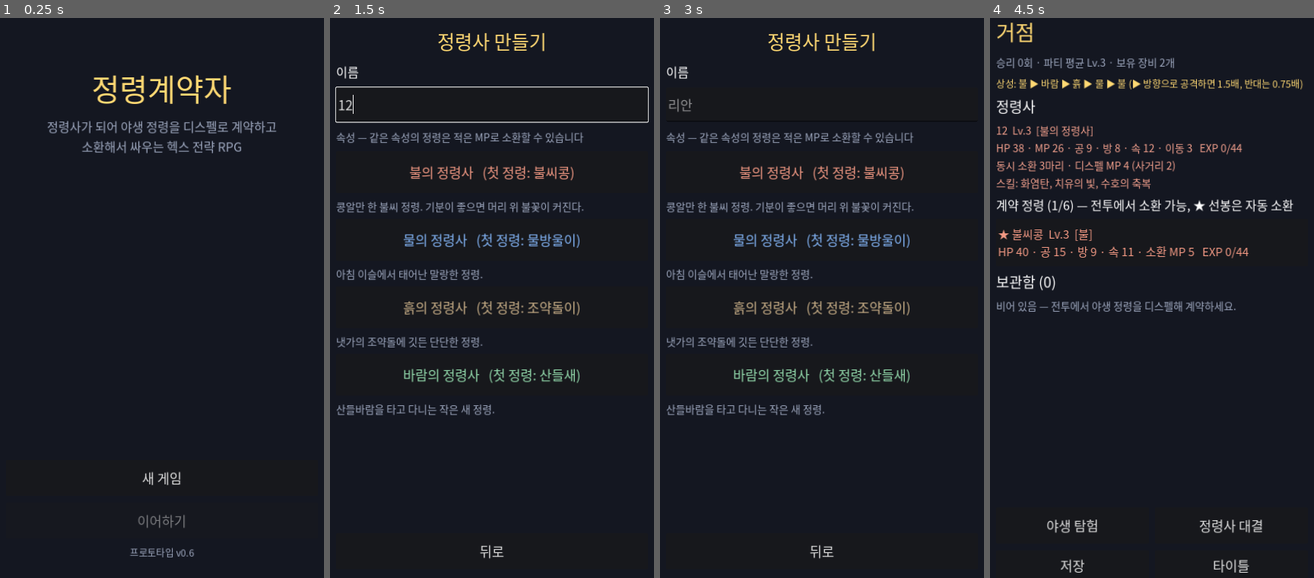
Above: before the commit, frames 1-4 (left to right).
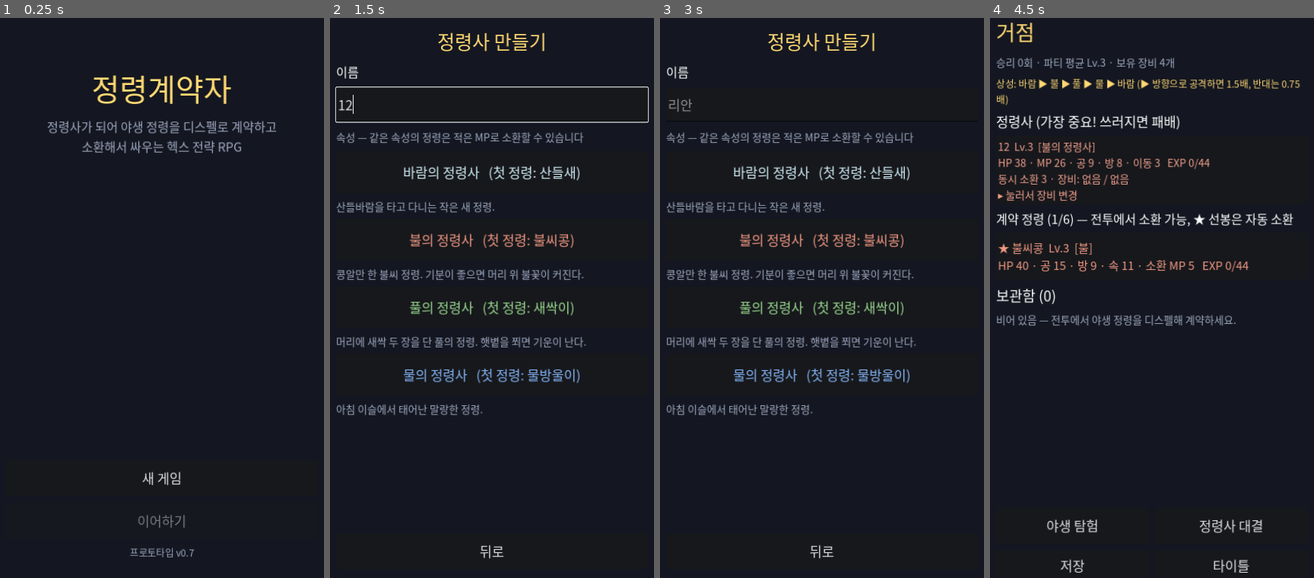
Above: after the commit, the same moments.

Repository: sumsae-claude/spirits
Game: Godot game, scene res://scenes/main_menu.tscn
Same seed, same stepped clock (60 frames per second), same inputs: the game is played once before the commit and once after it.
Inputs (mouse positions are in pixels of both pictures, inside the frame that each line leads up to):
- Up to frame 1 (0.25 s): no input
- Up to frame 2 (1.5 s): click "새 게임" at 0.5 s; click (492, 102) at 1.27 s; type "12" at 1.35 s
- Up to frame 3 (3 s): click "뒤로" at 2 s; click "새 게임" at 2.75 s
- Up to frame 4 (4.5 s): click (1152, 102) at 3.52 s; type "12" at 3.6 s; click "불의 정령사 (첫 정령: 불씨콩)" at 4.25 s

The runs differ from the first frame. In frame 1, less than 0.1% of the frame differs, in the area x 58-60%, y 94-97%; in frame 2, 6.1%; in frame 3, 6.1%; in frame 4, 8.9%, in the area x 1-97%, y 7-56%.

Commit message:
정령사 장비, 상성 변경 (흙→풀, 바람>불>풀>물>바람)
- 거점에서 정령사 카드를 눌러 상세 화면에서 무기/장신구 장착
- 정령사 저장 데이터에 장비 저장/불러오기
- 정령사용 장비 2종 추가 (정령사의 지휘봉, 현자의 로브), 새 게임 인벤토리에 지급
- 흙 속성을 풀로 변경, 상성: 바람 > 불 > 풀 > 물 > 바람
- 풀 계열 정령/스킬 이름 변경, 바람 색을 하늘색으로
- 이전 저장의 흙 정령사는 풀로 자동 변환

Co-Authored-By: Claude Opus 5.5 <noreply@anthropic.com>
Claude-Session: https://claude.ai/code/session_01XdcYgdvZfU6AFntceMSXkE

Diff:
--- a/data/equipment.json
+++ b/data/equipment.json
@@ -2,10 +2,12 @@
 	"wood_wand": {"name": "나무 지팡이", "slot": "weapon", "bonus": {"atk": 3}, "desc": "초보 정령사의 지팡이."},
 	"iron_claw": {"name": "강철 발톱", "slot": "weapon", "bonus": {"atk": 6}, "desc": "날카롭게 벼린 발톱."},
 	"crystal_rod": {"name": "수정 막대", "slot": "weapon", "bonus": {"atk": 4, "mp": 6}, "desc": "마력이 깃든 수정."},
+	"conductor_staff": {"name": "정령사의 지휘봉", "slot": "weapon", "bonus": {"atk": 3, "mp": 6}, "desc": "정령과 마음을 잇는 지휘봉. 정령사에게 잘 맞는다."},
 	"storm_feather": {"name": "폭풍 깃털", "slot": "weapon", "bonus": {"atk": 4, "spd": 3}, "desc": "바람을 머금은 깃털."},
 
 	"leaf_charm": {"name": "잎사귀 부적", "slot": "accessory", "bonus": {"hp": 10}, "desc": "생명력을 북돋는 부적."},
 	"stone_amulet": {"name": "돌 목걸이", "slot": "accessory", "bonus": {"def": 4}, "desc": "몸을 단단하게 해준다."},
 	"wind_boots": {"name": "바람 신발", "slot": "accessory", "bonus": {"mov": 1, "spd": 1}, "desc": "한 칸 더 멀리 움직인다."},
+	"sage_robe": {"name": "현자의 로브", "slot": "accessory", "bonus": {"hp": 8, "mp": 10}, "desc": "마력을 지켜주는 로브. 정령사에게 잘 맞는다."},
 	"mana_pearl": {"name": "마력 진주", "slot": "accessory", "bonus": {"mp": 8, "def": 1}, "desc": "마력이 샘솟는 진주."}
 }
--- a/data/skills.json
+++ b/data/skills.json
@@ -7,9 +7,9 @@
 	"water_lance": {"name": "물의 창", "element": "water", "power": 80, "mp": 6, "range_min": 1, "range_max": 3, "desc": "날카로운 물줄기를 쏜다."},
 	"tidal_crash": {"name": "해일", "element": "water", "power": 115, "mp": 10, "range_min": 1, "range_max": 2, "desc": "거대한 파도로 덮친다."},
 
-	"pebble_shot": {"name": "돌팔매", "element": "earth", "power": 55, "mp": 3, "range_min": 1, "range_max": 2, "desc": "단단한 돌을 던진다."},
-	"rock_slam": {"name": "암석강타", "element": "earth", "power": 90, "mp": 6, "range_min": 1, "range_max": 1, "desc": "바위 같은 몸으로 들이받는다."},
-	"quake": {"name": "대지진동", "element": "earth", "power": 115, "mp": 10, "range_min": 1, "range_max": 2, "desc": "땅을 뒤흔든다."},
+	"pebble_shot": {"name": "씨앗탄", "element": "grass", "power": 55, "mp": 3, "range_min": 1, "range_max": 2, "desc": "단단한 씨앗을 쏘아 보낸다."},
+	"rock_slam": {"name": "덩굴채찍", "element": "grass", "power": 90, "mp": 6, "range_min": 1, "range_max": 1, "desc": "굵은 덩굴로 세차게 후려친다."},
+	"quake": {"name": "꽃잎폭풍", "element": "grass", "power": 115, "mp": 10, "range_min": 1, "range_max": 2, "desc": "날카로운 꽃잎을 휘몰아친다."},
 
 	"gust": {"name": "돌풍", "element": "wind", "power": 55, "mp": 3, "range_min": 1, "range_max": 2, "desc": "세찬 바람을 일으킨다."},
 	"air_blade": {"name": "바람칼날", "element": "wind", "power": 80, "mp": 6, "range_min": 1, "range_max": 3, "desc": "보이지 않는 칼날로 벤다."},
--- a/data/spirits.json
+++ b/data/spirits.json
@@ -66,23 +66,23 @@
 	},
 
 	"pebble": {
-		"name": "조약돌이", "element": "earth", "wild": true, "catch": 1.0,
-		"desc": "냇가의 조약돌에 깃든 단단한 정령.",
+		"name": "새싹이", "element": "grass", "wild": true, "catch": 1.0,
+		"desc": "머리에 새싹 두 장을 단 풀의 정령. 햇볕을 쬐면 기운이 난다.",
 		"base": {"hp": 34, "mp": 10, "atk": 11, "def": 10, "spd": 7, "mov": 3},
 		"growth": {"hp": 5.5, "mp": 1.2, "atk": 2, "def": 1.7, "spd": 0.8},
 		"skills": [{"id": "pebble_shot", "level": 1}, {"id": "rock_slam", "level": 5}],
 		"evolves_to": "boulder", "evolve_level": 8
 	},
 	"boulder": {
-		"name": "바위거인", "element": "earth", "wild": false, "catch": 0.7,
-		"desc": "커다란 바위로 몸을 쌓아 올린 정령.",
+		"name": "덩굴거인", "element": "grass", "wild": false, "catch": 0.7,
+		"desc": "굵은 덩굴로 몸을 엮어 올린 거대한 풀의 정령.",
 		"base": {"hp": 46, "mp": 13, "atk": 15, "def": 14, "spd": 8, "mov": 3},
 		"growth": {"hp": 6.5, "mp": 1.4, "atk": 2.5, "def": 2.1, "spd": 0.9},
 		"skills": [{"id": "pebble_shot", "level": 1}, {"id": "rock_slam", "level": 5}, {"id": "quake", "level": 12}],
 		"evolves_to": "", "evolve_level": 0
 	},
 	"mossturtle": {
-		"name": "이끼거북", "element": "earth", "wild": true, "catch": 1.0,
+		"name": "이끼거북", "element": "grass", "wild": true, "catch": 1.0,
 		"desc": "등에 이끼 정원을 키우는 느긋한 거북 정령.",
 		"base": {"hp": 40, "mp": 10, "atk": 8, "def": 13, "spd": 5, "mov": 2},
 		"growth": {"hp": 6.5, "mp": 1.2, "atk": 1.5, "def": 2.2, "spd": 0.6},
@@ -90,7 +90,7 @@
 		"evolves_to": "oaktortoise", "evolve_level": 12
 	},
 	"oaktortoise": {
-		"name": "고목거북", "element": "earth", "wild": false, "catch": 0.7,
+		"name": "고목거북", "element": "grass", "wild": false, "catch": 0.7,
 		"desc": "등껍질에서 고목이 자라난 오래된 정령.",
 		"base": {"hp": 56, "mp": 13, "atk": 12, "def": 18, "spd": 6, "mov": 2},
 		"growth": {"hp": 8, "mp": 1.4, "atk": 1.9, "def": 2.6, "spd": 0.7},
--- a/data/summoner_skills.json
+++ b/data/summoner_skills.json
@@ -10,9 +10,9 @@
 		"desc": "강한 물줄기로 적 하나를 공격한다."
 	},
 	"stone_bolt": {
-		"name": "바위창", "type": "attack", "target": "enemy", "element": "earth", "element_req": "earth",
+		"name": "가시덩굴", "type": "attack", "target": "enemy", "element": "grass", "element_req": "grass",
 		"power": 65, "mp": 5, "range_min": 1, "range_max": 3, "learn_level": 1,
-		"desc": "뾰족한 바위를 솟구치게 해 적 하나를 공격한다."
+		"desc": "가시 돋친 덩굴을 뻗어 적 하나를 공격한다."
 	},
 	"wind_bolt": {
 		"name": "진공탄", "type": "attack", "target": "enemy", "element": "wind", "element_req": "wind",
@@ -50,7 +50,7 @@
 		"desc": "적 하나의 방어 -30% (2라운드)."
 	},
 	"earth_breath": {
-		"name": "대지의 숨결", "type": "heal", "target": "self", "area": 2,
+		"name": "숲의 숨결", "type": "heal", "target": "self", "area": 2,
 		"heal_ratio": 0.25, "heal_flat": 5, "mp": 12, "range_min": 0, "range_max": 0, "learn_level": 10,
 		"desc": "정령사 주변 2칸 안의 아군 모두 회복. (최대 HP 25% + α)"
 	}
--- a/data/terrain.json
+++ b/data/terrain.json
@@ -5,9 +5,9 @@
 	},
 	"forest": {
 		"name": "숲", "color": [0.13, 0.3, 0.18], "passable": true, "move": 2,
-		"move_by": {"earth": 1},
+		"move_by": {"grass": 1},
 		"defense": 0.8,
-		"desc": "이동 2 (흙 1) · 받는 피해 -20%"
+		"desc": "이동 2 (풀 1) · 받는 피해 -20%"
 	},
 	"water": {
 		"name": "물가", "color": [0.12, 0.25, 0.42], "passable": true, "move": 2,
--- a/scripts/autoload/game_data.gd
+++ b/scripts/autoload/game_data.gd
@@ -1,15 +1,15 @@
 extends Node
 ## 정적 게임 데이터(정령/스킬/장비)와 속성 상성, 공용 테마를 관리한다.
 
-const ELEMENT_NAMES := {"fire": "불", "water": "물", "earth": "흙", "wind": "바람"}
+const ELEMENT_NAMES := {"fire": "불", "water": "물", "grass": "풀", "wind": "바람"}
 const ELEMENT_COLORS := {
 	"fire": Color(0.92, 0.38, 0.25),
 	"water": Color(0.25, 0.55, 0.95),
-	"earth": Color(0.68, 0.52, 0.28),
-	"wind": Color(0.35, 0.78, 0.5),
+	"grass": Color(0.38, 0.78, 0.32),
+	"wind": Color(0.72, 0.9, 0.95),
 }
-## key 속성이 value 속성에 강하다: 불 > 바람 > 흙 > 물 > 불
-const STRONG_AGAINST := {"fire": "wind", "wind": "earth", "earth": "water", "water": "fire"}
+## key 속성이 value 속성에 강하다: 바람 > 불 > 풀 > 물 > 바람
+const STRONG_AGAINST := {"wind": "fire", "fire": "grass", "grass": "water", "water": "wind"}
 const STRONG_MULT := 1.5
 const WEAK_MULT := 0.75
 const SLOT_NAMES := {"weapon": "무기", "accessory": "장신구"}
@@ -162,16 +162,16 @@
 	return float(terrain_info(tid).get("mp_regen_all", 0.0))
 
 
-## "불 ▶ 바람 ▶ 흙 ▶ 물 ▶ 불" (속성 색 BBCode)
+## "바람 ▶ 불 ▶ 풀 ▶ 물 ▶ 바람" (속성 색 BBCode)
 func element_chart_bbcode() -> String:
 	var parts := PackedStringArray()
-	for el in ["fire", "wind", "earth", "water", "fire"]:
+	for el in ["wind", "fire", "grass", "water", "wind"]:
 		parts.append("[color=#%s]%s[/color]" % [element_color(el).lightened(0.3).to_html(false), element_name(el)])
 	return " ▶ ".join(parts)
 
 
 func element_chart_text() -> String:
-	return "불 ▶ 바람 ▶ 흙 ▶ 물 ▶ 불 (▶ 방향으로 공격하면 1.5배, 반대는 0.75배)"
+	return "바람 ▶ 불 ▶ 풀 ▶ 물 ▶ 바람 (▶ 방향으로 공격하면 1.5배, 반대는 0.75배)"
 
 
 func equipment_desc(eid: String) -> String:
--- a/scripts/autoload/game_state.gd
+++ b/scripts/autoload/game_state.gd
@@ -6,7 +6,7 @@
 ## 전투에 데려가 소환할 수 있는 계약 정령 수 (첫 번째가 선봉)
 const MAX_PARTY := 6
 ## 정령사 속성 -> 첫 계약 정령
-const STARTERS := {"fire": "emberbean", "water": "dewdrop", "earth": "pebble", "wind": "breezebird"}
+const STARTERS := {"wind": "breezebird", "fire": "emberbean", "grass": "pebble", "water": "dewdrop"}
 const STARTER_LEVEL := 3
 const DEFAULT_NAME := "리안"
 const RIVAL_NAMES := ["카렌", "도윤", "세라", "모로", "이안", "루카", "하린", "벨"]
@@ -28,7 +28,7 @@
 	summoner = Summoner.create_summoner(nm.left(8), element, STARTER_LEVEL)
 	party = [Spirit.create(str(STARTERS[element]), STARTER_LEVEL)]
 	storage = []
-	inventory = ["wood_wand", "leaf_charm"]
+	inventory = ["wood_wand", "leaf_charm", "conductor_staff", "sage_robe"]
 	battles_won = 0
 	current_encounter = []
 	save_game()
--- a/scripts/core/summoner.gd
+++ b/scripts/core/summoner.gd
@@ -1,7 +1,7 @@
 class_name Summoner
 extends Spirit
 ## 플레이어 정령사. 정령을 소환·귀환시키고 디스펠로 야생 정령과 계약한다.
-## Spirit을 상속해 능력치/경험치/저장 로직을 그대로 쓴다. (스킬·진화 없음)
+## Spirit을 상속해 능력치/경험치/장비/저장 로직을 그대로 쓴다. (정령 스킬·진화 없음)
 ## 설정값은 data/summoner.json
 
 var element_id: String = "fire"
@@ -117,10 +117,17 @@
 
 static func from_summoner_dict(d: Dictionary) -> Summoner:
 	var el := str(d.get("element", "fire"))
+	if el == "earth":
+		el = "grass"  # 흙 → 풀 변경 전 저장 데이터
 	if not GameData.ELEMENT_NAMES.has(el):
 		el = "fire"
 	var s := Summoner.create_summoner(str(d.get("nickname", "리안")), el, int(d.get("level", 1)))
 	s.xp = maxi(0, int(d.get("xp", 0)))
+	var eq = d.get("equipment", {})
+	if typeof(eq) == TYPE_DICTIONARY:
+		for slot in GameData.SLOTS:
+			var eid := str(eq.get(slot, ""))
+			s.equipment[slot] = eid if GameData.equipment.has(eid) else ""
 	var saved = d.get("skills", [])
 	if typeof(saved) == TYPE_ARRAY:
 		for sid in saved:
--- a/scripts/ui/hub.gd
+++ b/scripts/ui/hub.gd
@@ -37,7 +37,7 @@
 
 	var list := UIKit.scroll_list(vb)
 	list.add_child(UIKit.label("상성: " + GameData.element_chart_text(), 20, UIKit.GOLD))
-	list.add_child(UIKit.label("정령사", 30))
+	list.add_child(UIKit.label("정령사 (가장 중요! 쓰러지면 패배)", 28))
 	list.add_child(_summoner_card())
 	list.add_child(UIKit.label("계약 정령 (%d/%d) — 전투에서 소환 가능, ★ 선봉은 자동 소환" % [
 		GameState.party.size(), GameState.MAX_PARTY], 26))
@@ -61,12 +61,23 @@
 	vb.add_child(row2)
 
 
-func _summoner_card() -> Label:
+## 정령사 카드: 누르면 상세(장비 변경) 화면
+func _summoner_card() -> Button:
 	var m := GameState.summoner
-	var text := "%s\nHP %d · MP %d · 공 %d · 방 %d · 속 %d · 이동 %d   EXP %d/%d\n동시 소환 %d마리 · 디스펠 MP %d (사거리 %d)\n스킬: %s" % [
-		m.summary(), m.max_hp(), m.max_mp(), m.stat("atk"), m.stat("def"), m.stat("spd"), m.stat("mov"),
-		m.xp, m.xp_to_next(), m.summon_limit(), m.dispel_cost(), m.dispel_range(), m.skill_names()]
-	return UIKit.label(text, 22, GameData.element_color(m.element()).lightened(0.4))
+	var text := "%s\nHP %d · MP %d · 공 %d · 방 %d · 이동 %d   EXP %d/%d\n동시 소환 %d · 장비: %s / %s\n▸ 눌러서 장비 변경" % [
+		m.summary(), m.max_hp(), m.max_mp(), m.stat("atk"), m.stat("def"), m.stat("mov"),
+		m.xp, m.xp_to_next(), m.summon_limit(),
+		_equip_short(m, "weapon"), _equip_short(m, "accessory")]
+	var b := UIKit.button(text, func(): _select(m), false, 140)
+	b.alignment = HORIZONTAL_ALIGNMENT_LEFT
+	b.add_theme_font_size_override("font_size", 22)
+	b.add_theme_color_override("font_color", GameData.element_color(m.element()).lightened(0.4))
+	return b
+
+
+func _equip_short(s: Spirit, slot: String) -> String:
+	var eid := str(s.equipment.get(slot, ""))
+	return str(GameData.equipment[eid]["name"]) if GameData.equipment.has(eid) else "없음"
 
 
 func _spirit_button(s: Spirit, vanguard: bool = false) -> Button:
@@ -112,6 +123,7 @@
 
 func _build_detail(vb: VBoxContainer) -> void:
 	var s := selected
+	var is_summoner := s is Summoner
 	var el_color := GameData.element_color(s.element()).lightened(0.3)
 	vb.add_child(UIKit.label(s.display_name(), 44, el_color))
 	vb.add_child(UIKit.label("Lv.%d · %s 속성 · EXP %d/%d" % [
@@ -130,20 +142,29 @@
 		grid.add_child(UIKit.label("%s %d" % [Spirit.STAT_NAMES[key], s.stat(key)], 26))
 	list.add_child(grid)
 
-	# 진화
-	var evo := s.next_evolution()
-	if evo.is_empty():
-		list.add_child(UIKit.label("진화: 최종 단계", 24, UIKit.MUTED))
+	if is_summoner:
+		var m: Summoner = s
+		list.add_child(UIKit.label("동시 소환 %d마리 · 디스펠 MP %d (사거리 %d) · 라운드당 MP +%d" % [
+			m.summon_limit(), m.dispel_cost(), m.dispel_range(), m.mp_regen()], 22, UIKit.MUTED))
+		list.add_child(UIKit.label("정령사 스킬", 30))
+		for o in m.skill_ids:
+			var sk: Dictionary = GameData.summoner_skills[str(o)]
+			list.add_child(UIKit.label("· %s (MP %d) — %s" % [sk["name"], int(sk["mp"]), sk.get("desc", "")], 22))
 	else:
-		list.add_child(UIKit.label("진화: Lv.%d에 %s(으)로 진화" % [
-			int(evo["level"]), GameData.species[evo["species"]]["name"]], 24, UIKit.GOLD))
-
-	# 스킬
-	list.add_child(UIKit.label("스킬", 30))
-	for sid in s.known_skills():
-		list.add_child(UIKit.label(_skill_text(sid), 22))
-	for entry in s.upcoming_skills():
-		list.add_child(UIKit.label("(Lv.%d 습득) %s" % [entry["level"], _skill_text(entry["id"])], 22, UIKit.MUTED))
+		# 진화
+		var evo := s.next_evolution()
+		if evo.is_empty():
+			list.add_child(UIKit.label("진화: 최종 단계", 24, UIKit.MUTED))
+		else:
+			list.add_child(UIKit.label("진화: Lv.%d에 %s(으)로 진화" % [
+				int(evo["level"]), GameData.species[evo["species"]]["name"]], 24, UIKit.GOLD))
+
+		# 스킬
+		list.add_child(UIKit.label("스킬", 30))
+		for sid in s.known_skills():
+			list.add_child(UIKit.label(_skill_text(sid), 22))
+		for entry in s.upcoming_skills():
+			list.add_child(UIKit.label("(Lv.%d 습득) %s" % [entry["level"], _skill_text(entry["id"])], 22, UIKit.MUTED))
 
 	# 장비
 	list.add_child(UIKit.label("장비", 30))
@@ -156,6 +177,10 @@
 		list.add_child(b)
 		if picking_slot == slot:
 			_build_slot_picker(list, slot, eid)
+
+	if is_summoner:
+		vb.add_child(UIKit.button("뒤로", _on_back))
+		return
 
 	list.add_child(UIKit.label("소환 MP: %d%s" % [GameState.summoner.summon_cost(s),
 		" (같은 속성 할인)" if s.element() == GameState.summoner.element() else ""], 24, UIKit.MUTED))
--- a/scripts/ui/main_menu.gd
+++ b/scripts/ui/main_menu.gd
@@ -20,7 +20,7 @@
 		vb.add_child(UIKit.label(_message, 24, Color(1, 0.6, 0.5), true))
 	vb.add_child(UIKit.button("새 게임", _on_new_game))
 	vb.add_child(UIKit.button("이어하기", _on_continue, not GameState.has_save()))
-	vb.add_child(UIKit.label("프로토타입 v0.6", 20, UIKit.MUTED, true))
+	vb.add_child(UIKit.label("프로토타입 v0.7", 20, UIKit.MUTED, true))
 
 
 func _on_new_game() -> void:
